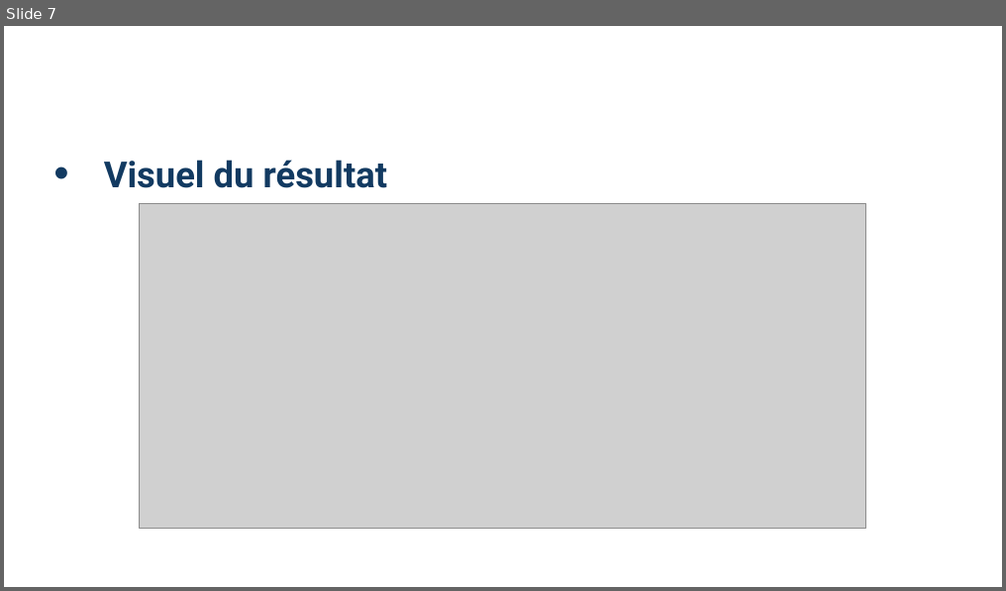
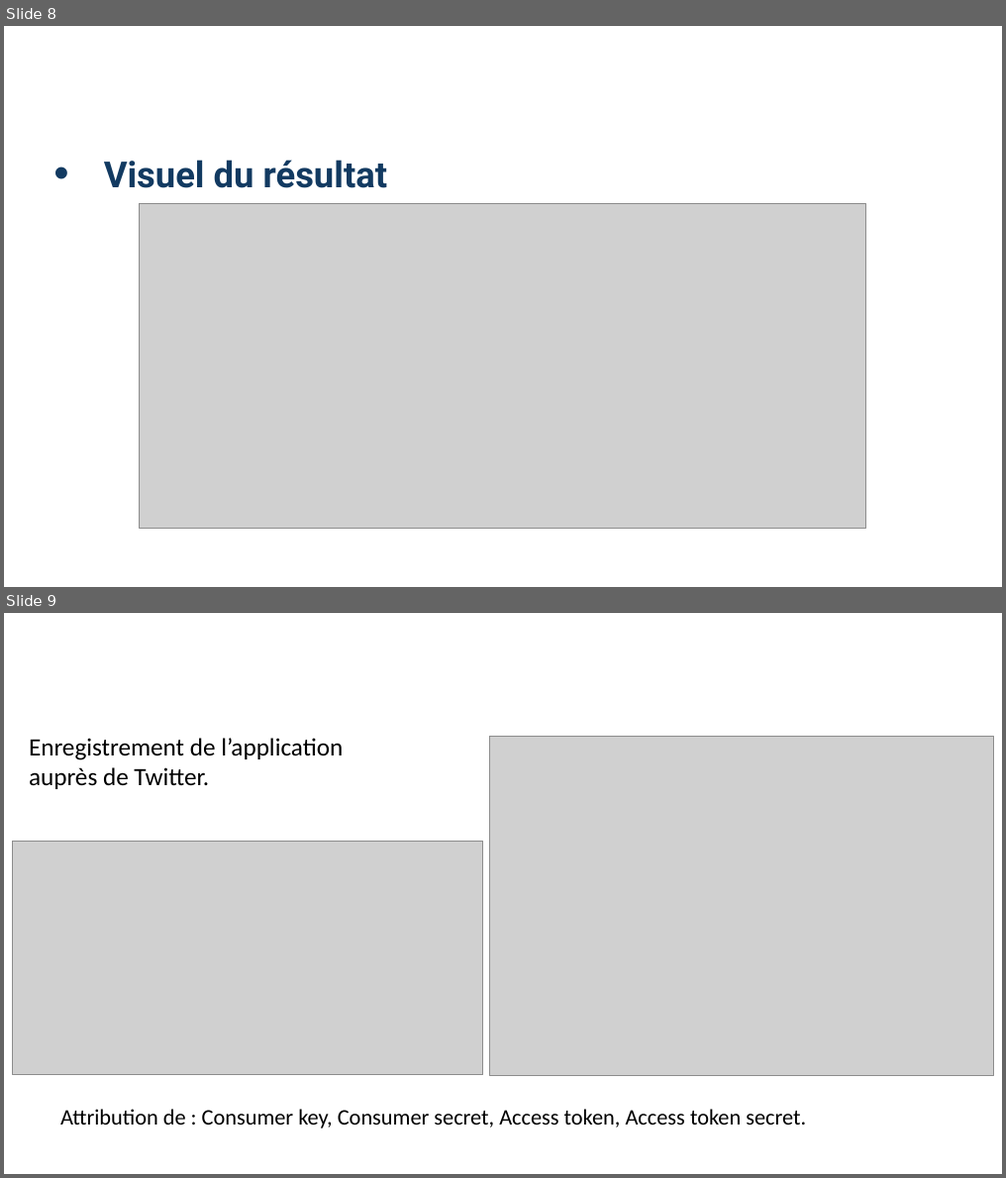
Before and after one commit to Aukraiser/YetAnotherTweetsAnalyzer, a slide deck: docs/Yata.pptx. Shown one above the other, each under a label of ours: slide 7 before the commit, slides 8 and 9 after it. The pictures are 1006x591 and 1006x1178 pixels, drawn with LibreOffice and Linux fonts; fonts in the diff are those of the drawing; grey boxes stand for pictures; background and template pictures are left out. Boxes give left, top, right and bottom in pixels: in the first picture for what was removed or moved away, otherwise in the second. Text is boxed around its words. In the diff, an @@ line names an element or a change of style, - is before the commit and + after.

```diff
--- a/docs/Yata.pptx
+++ b/docs/Yata.pptx
@@ slide 9 added at bbox=[4, 613, 1002, 1174], background picture (left out) @@
@@ title added at bbox=[39, 625, 201, 650], 14.9 pt, text #FFFFFF @@
+Développement
@@ text added at bbox=[39, 652, 427, 682], 15 pt, text #FFFFFF, bold @@
+API Twitter
@@ text added at bbox=[29, 738, 343, 789], 18 pt, text #000000 @@
+Enregistrement de l’application
+auprès de Twitter.
@@ picture added at bbox=[490, 736, 994, 1076] @@
@@ picture added at bbox=[13, 841, 483, 1075] @@
@@ text added at bbox=[60, 1109, 806, 1129], 16 pt, text #000000 @@
+Attribution de : Consumer key, Consumer secret, Access token, Access token secret.
@@ what was slide 7 is now slide 8 @@
```
Also in this commit, not shown: 2 other slides added.
